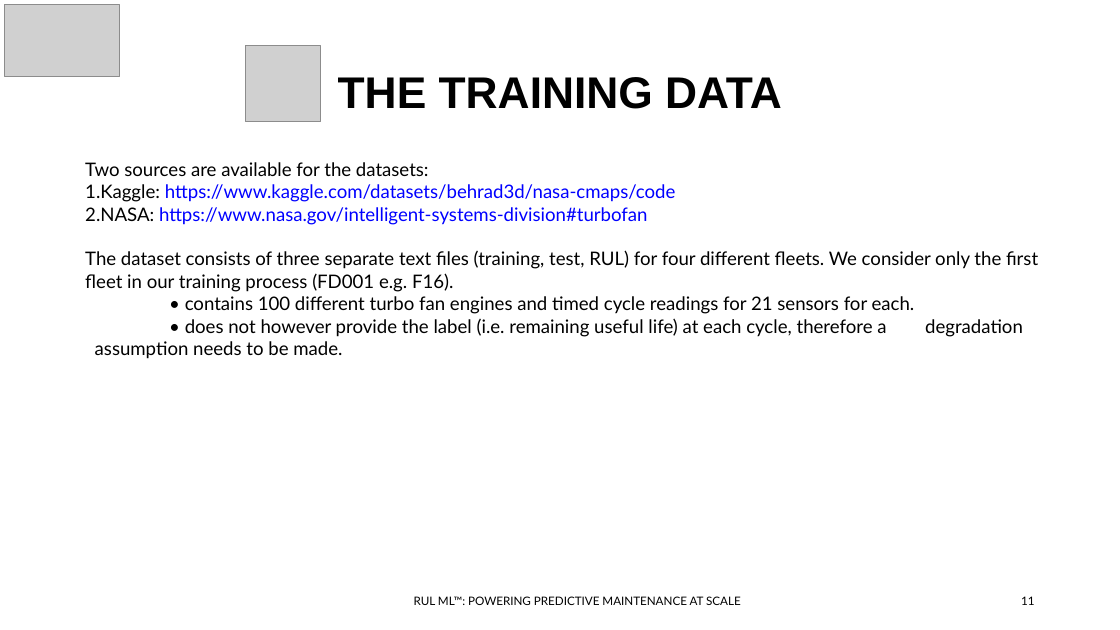
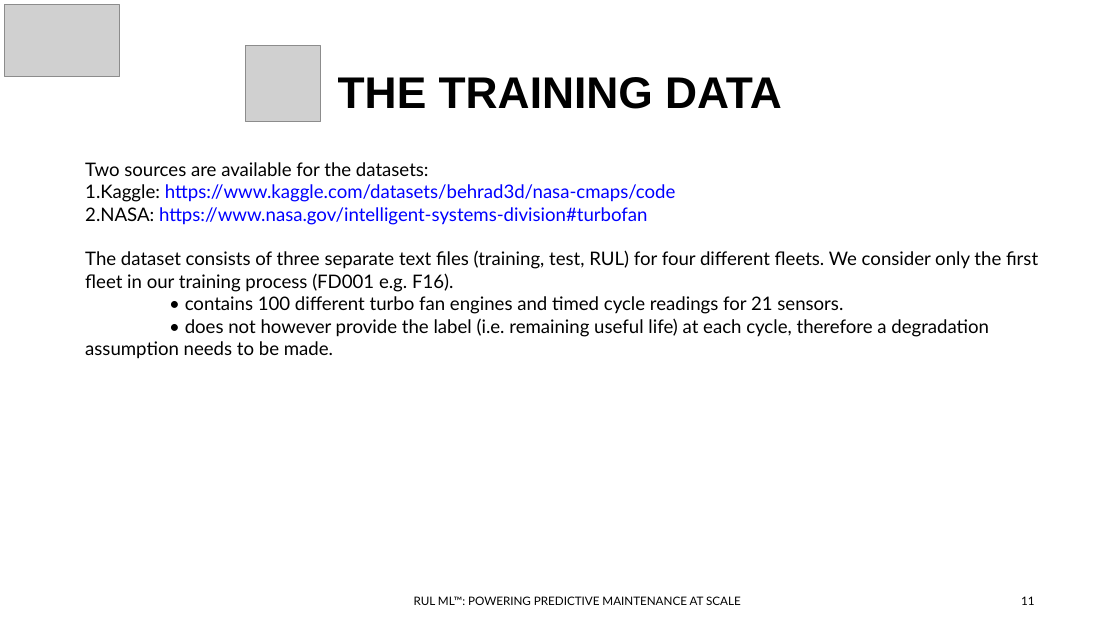
Before and after one commit to ddealwis09/Remaining_Useful_Life, a slide deck: slide 11 of docs/FourthBrain Capstone Demo Day Deck.pptx. Drawn at 1120x630 pixels with LibreOffice and Linux fonts; fonts in the diff are those of the drawing; grey boxes stand for pictures. Boxes give left, top, right and bottom in pixels: in the first picture for what was removed or moved away, otherwise in the second. Text is boxed around its words. In the diff, an @@ line names an element or a change of style, - is before the commit and + after.

```diff
--- a/docs/FourthBrain Capstone Demo Day Deck.pptx
+++ b/docs/FourthBrain Capstone Demo Day Deck.pptx
@@ text at (185,296,843,314): text changed @@
-• contains 100 different turbo fan engines and timed cycle readings for 21 sensors for each.
+• contains 100 different turbo fan engines and timed cycle readings for 21 sensors.
```
Also in this commit, not shown: 2 other slides changed.
